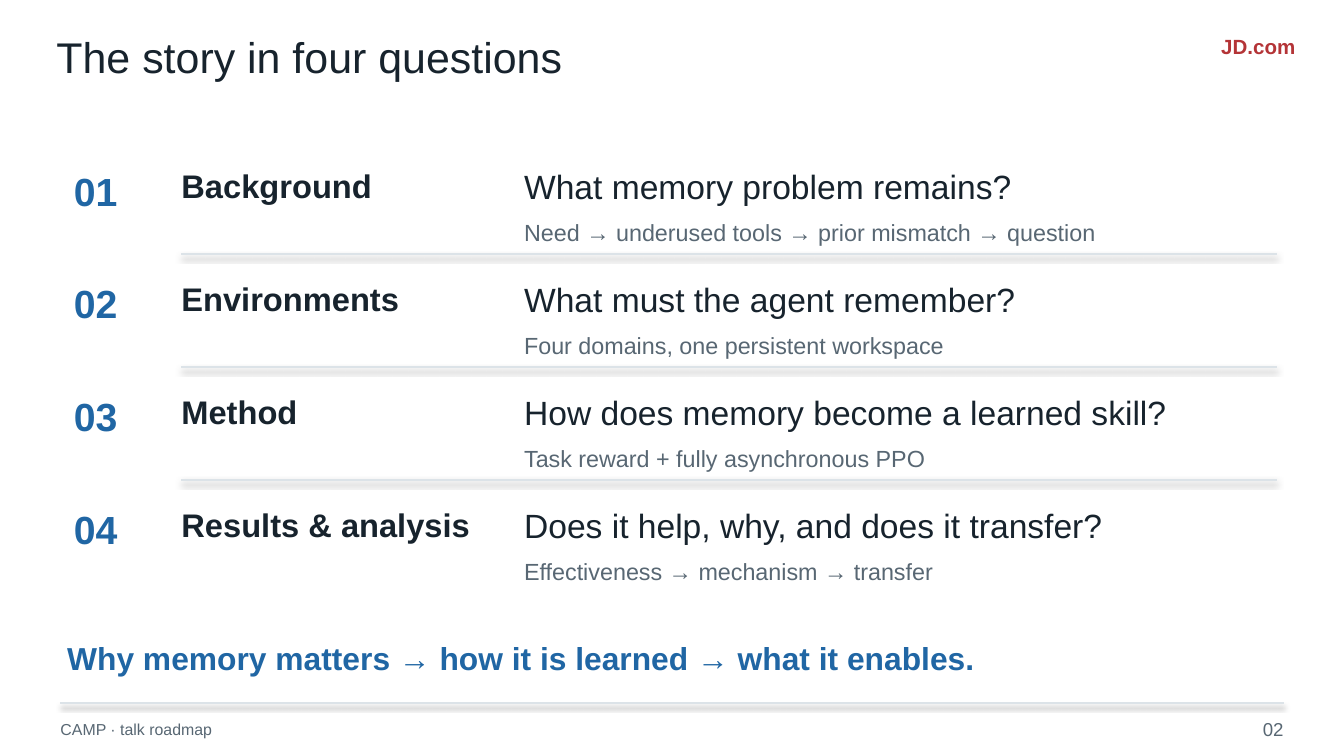
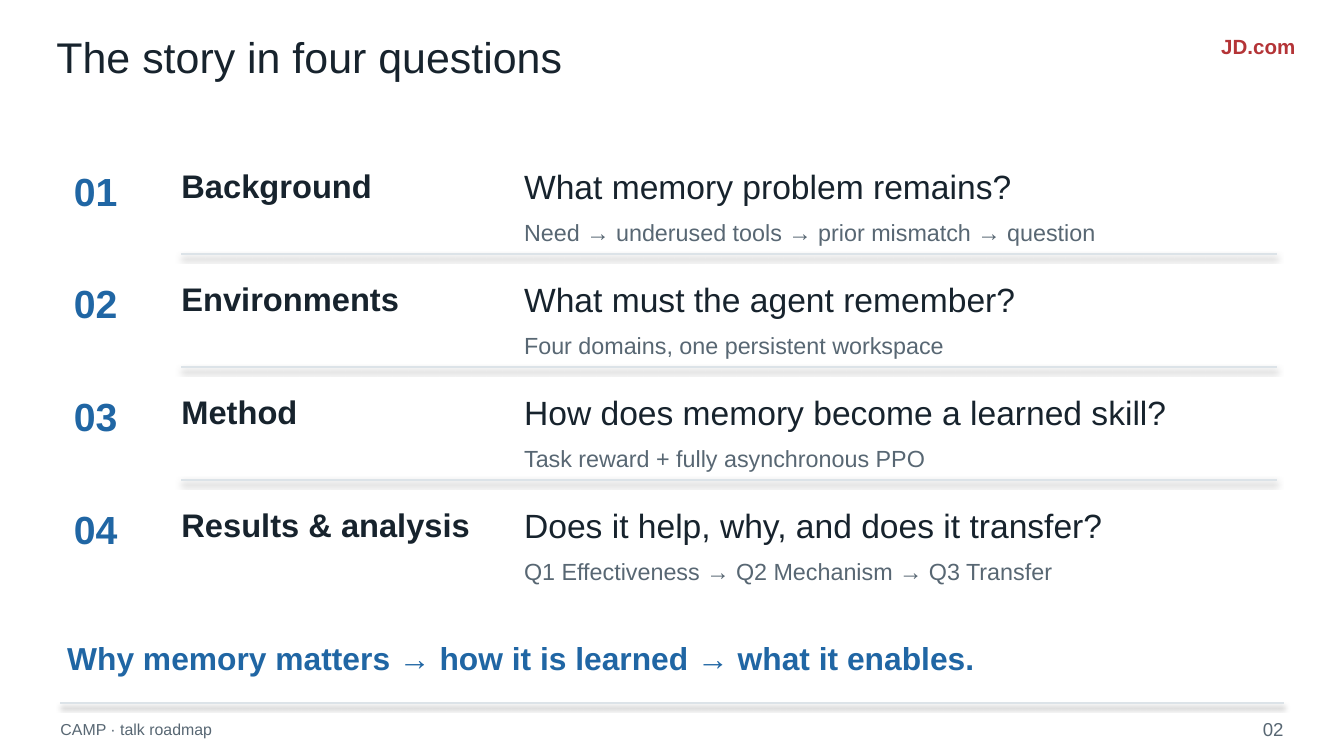
Before and after one commit to liruiluo/agentmemorygym, a slide deck: slide 2 of assets/slides/coding-agent-memory-post-training-slides.pptx. Drawn at 1344x756 pixels with LibreOffice and Linux fonts; fonts in the diff are those of the drawing. Boxes give left, top, right and bottom in pixels: in the first picture for what was removed or moved away, otherwise in the second. Text is boxed around its words. In the diff, an @@ line names an element or a change of style, - is before the commit and + after.

Commit message:
Organize experimental slides around effectiveness mechanism and transfer questions

```diff
--- a/assets/slides/coding-agent-memory-post-training-slides.pptx
+++ b/assets/slides/coding-agent-memory-post-training-slides.pptx
@@ text at bbox=[524, 563, 1052, 585]: text changed @@
-Effectiveness → mechanism → transfer
+Q1 Effectiveness → Q2 Mechanism → Q3 Transfer
```
Also in this commit, not shown: 8 other slides changed, 10 other files.
